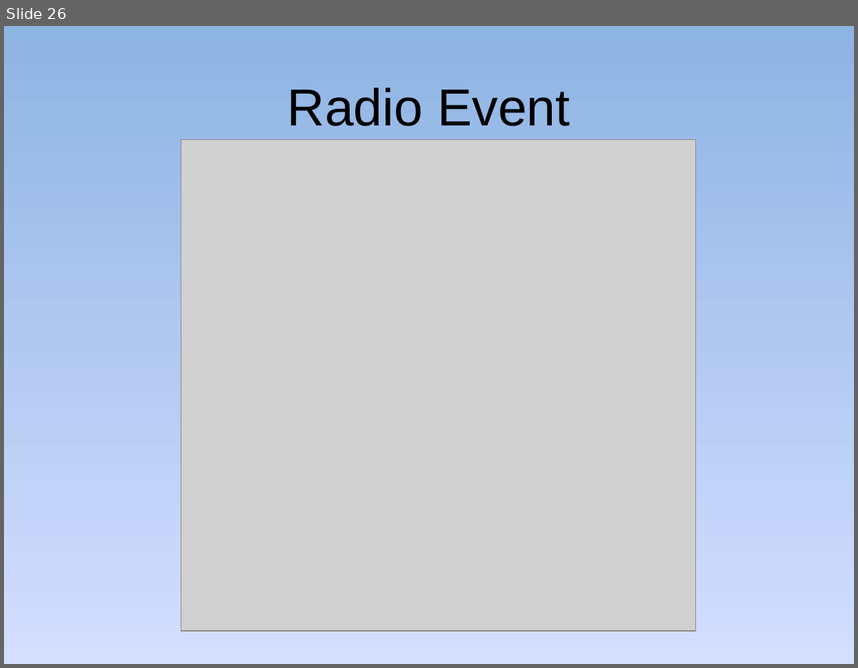
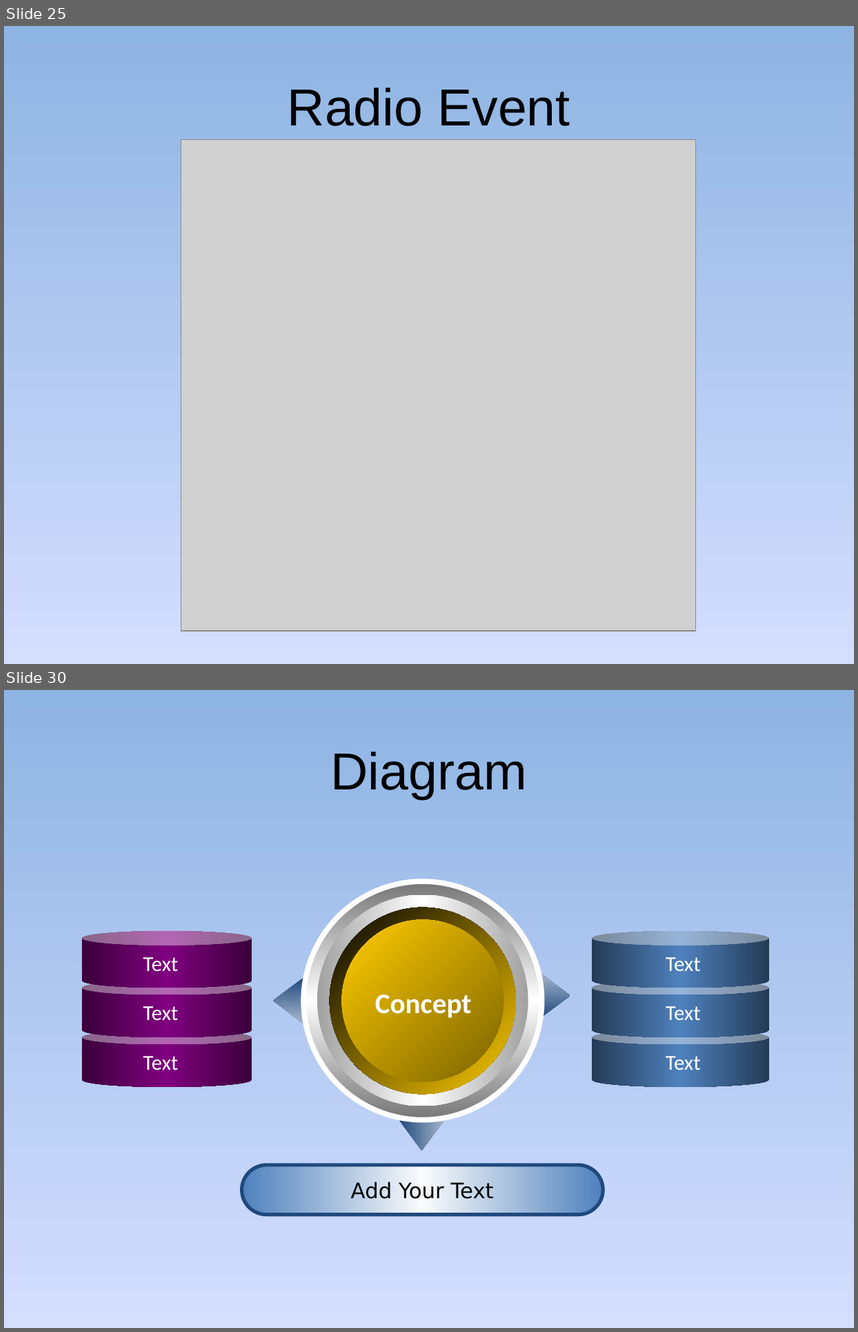
Before and after one commit to golf2109/zigbee-in-supermaket, a slide deck: docs/Report/Queue-Busting.pptx. Shown one above the other, each under a label of ours: slide 26 before the commit, slides 25 and 30 after it; the slides between them are not shown. The pictures are 858x668 and 858x1332 pixels, drawn with LibreOffice and Linux fonts; fonts in the diff are those of the drawing; grey boxes stand for pictures. Boxes give left, top, right and bottom in pixels: in the first picture for what was removed or moved away, otherwise in the second. Text is boxed around its words. In the diff, an @@ line names an element or a change of style, - is before the commit and + after.

```diff
--- a/docs/Report/Queue-Busting.pptx
+++ b/docs/Report/Queue-Busting.pptx
@@ slide 30 added at [4, 690, 854, 1328], background gradient #8EB4E3 to #D4DEFF to #96AB94 @@
@@ title added at [331, 751, 527, 799], 44 pt, text #000000 @@
+Diagram
@@ cylinder added at [82, 931, 252, 987], fill gradient #5C005C to #800080 @@
@@ group added at [274, 881, 571, 1150]: 6 ellipses, 3 up arrows @@
@@ cylinder added at [593, 931, 769, 987], fill gradient #395C87 to #4F81BD @@
@@ text added at [143, 957, 179, 972], 18 pt, text #FFFFFF @@
+Text
@@ text added at [666, 957, 701, 971], 18 pt, text #FFFFFF @@
+Text
@@ cylinder added at [82, 980, 252, 1038], fill gradient #5C005C to #800080 @@
@@ text added at [375, 994, 472, 1018], 24 pt, text #FFFFFF, bold @@
+Concept
@@ cylinder added at [593, 980, 769, 1038], fill gradient #395C87 to #4F81BD @@
@@ text added at [143, 1006, 179, 1021], 18 pt, text #FFFFFF @@
+Text
@@ text added at [666, 1006, 701, 1020], 18 pt, text #FFFFFF @@
+Text
@@ cylinder added at [82, 1030, 252, 1087], fill gradient #5C005C to #800080 @@
@@ cylinder added at [593, 1030, 769, 1087], fill gradient #395C87 to #4F81BD @@
@@ text added at [143, 1056, 179, 1070], 18 pt, text #FFFFFF @@
+Text
@@ text added at [666, 1056, 701, 1069], 18 pt, text #FFFFFF @@
+Text
@@ rounded rectangle added at [242, 1164, 604, 1214], fill gradient #4F81BD to #FCFCFD, outline #1F497D 3 pt, 18 pt, text #000000 @@
+Add Your Text
@@ what was slide 26 is now slide 25 @@
```
Also in this commit, not shown: 12 slides changed, 6 other slides added, 1 slide removed.
